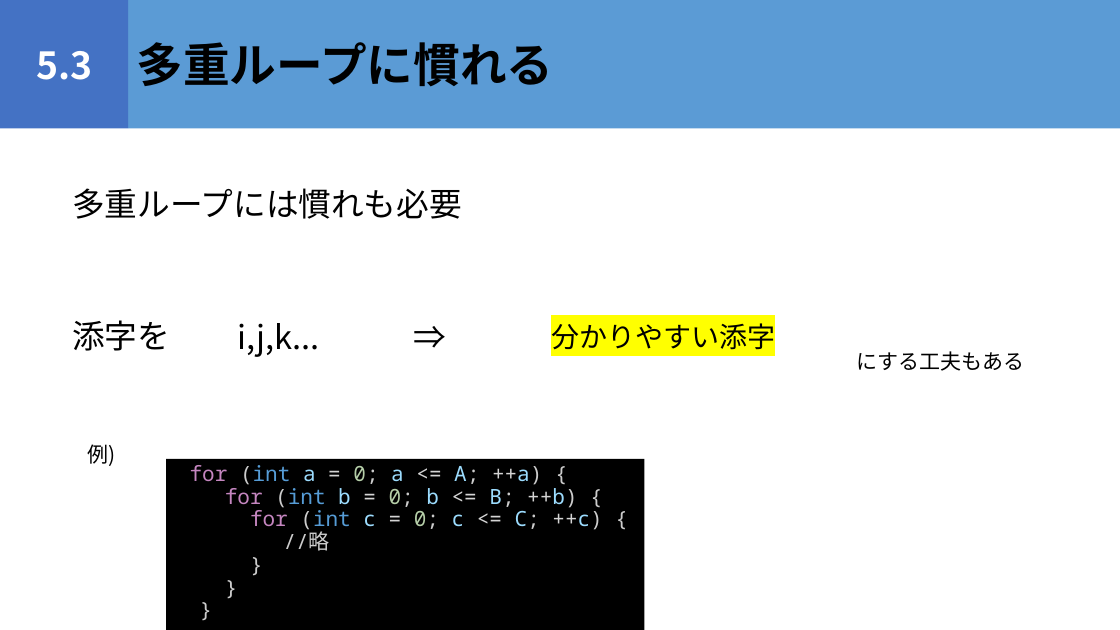
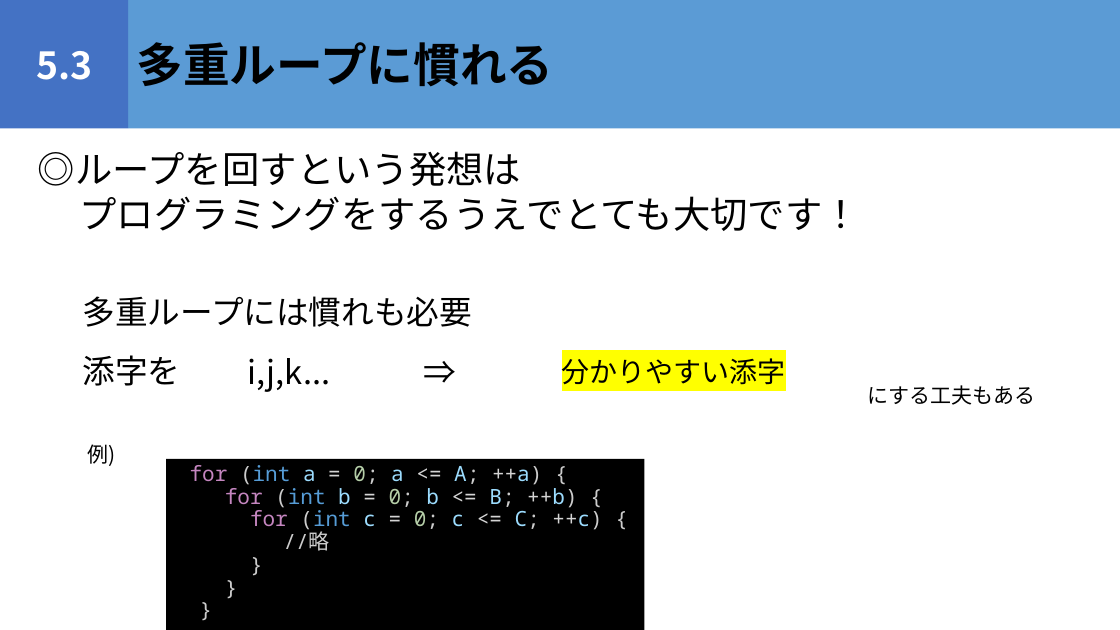
Before and after one commit to igeeeeee/triC_AtCoder_Beginners_Selection, a slide deck: slide 32 of ABS_勉強会.pptx (slide 27 before the commit). Drawn at 1120x630 pixels with LibreOffice and Linux fonts; fonts in the diff are those of the drawing. Boxes give left, top, right and bottom in pixels: in the first picture for what was removed or moved away, otherwise in the second. Text is boxed around its words. In the diff, an @@ line names an element or a change of style, - is before the commit and + after.

```diff
--- a/ABS_勉強会.pptx
+++ b/ABS_勉強会.pptx
@@ text added at bbox=[38, 151, 860, 231], 32 pt, text #000000 @@
+◎ループを回すという発想は
+プログラミングをするうえでとても大切です！
@@ text "多重ループには慣れも必要": place and size @@
-text "多重ループには慣れも必要" at bbox=[72, 188, 461, 219]
+text "多重ループには慣れも必要" at bbox=[83, 296, 472, 327]
@@ 5 texts: place and size @@
-5 texts at bbox=[72, 313, 1025, 371]
+5 texts at bbox=[83, 348, 1035, 405]
```
Also in this commit, not shown: 6 other slides changed, 13 slides added, 1 other file.
